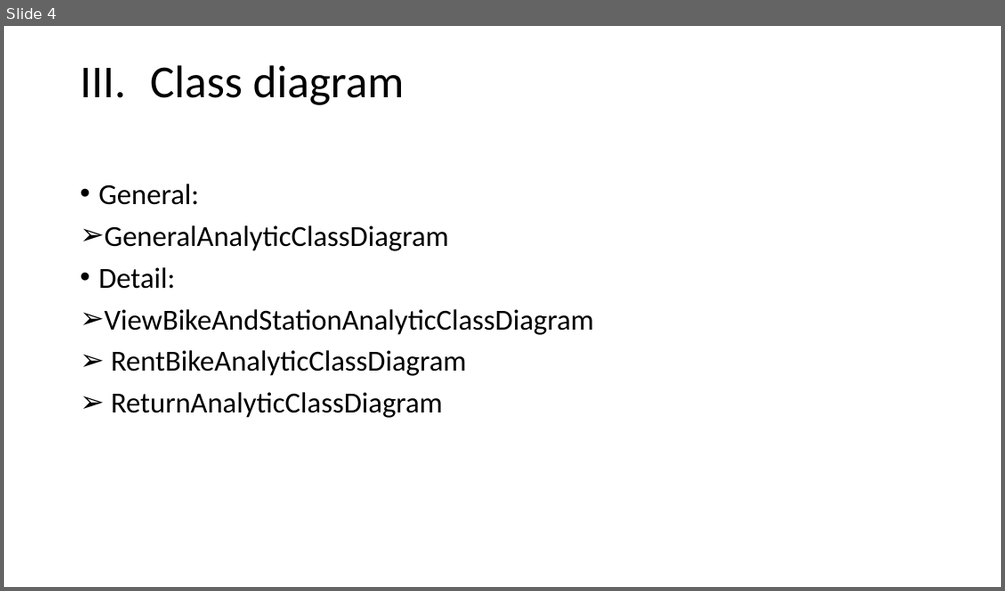
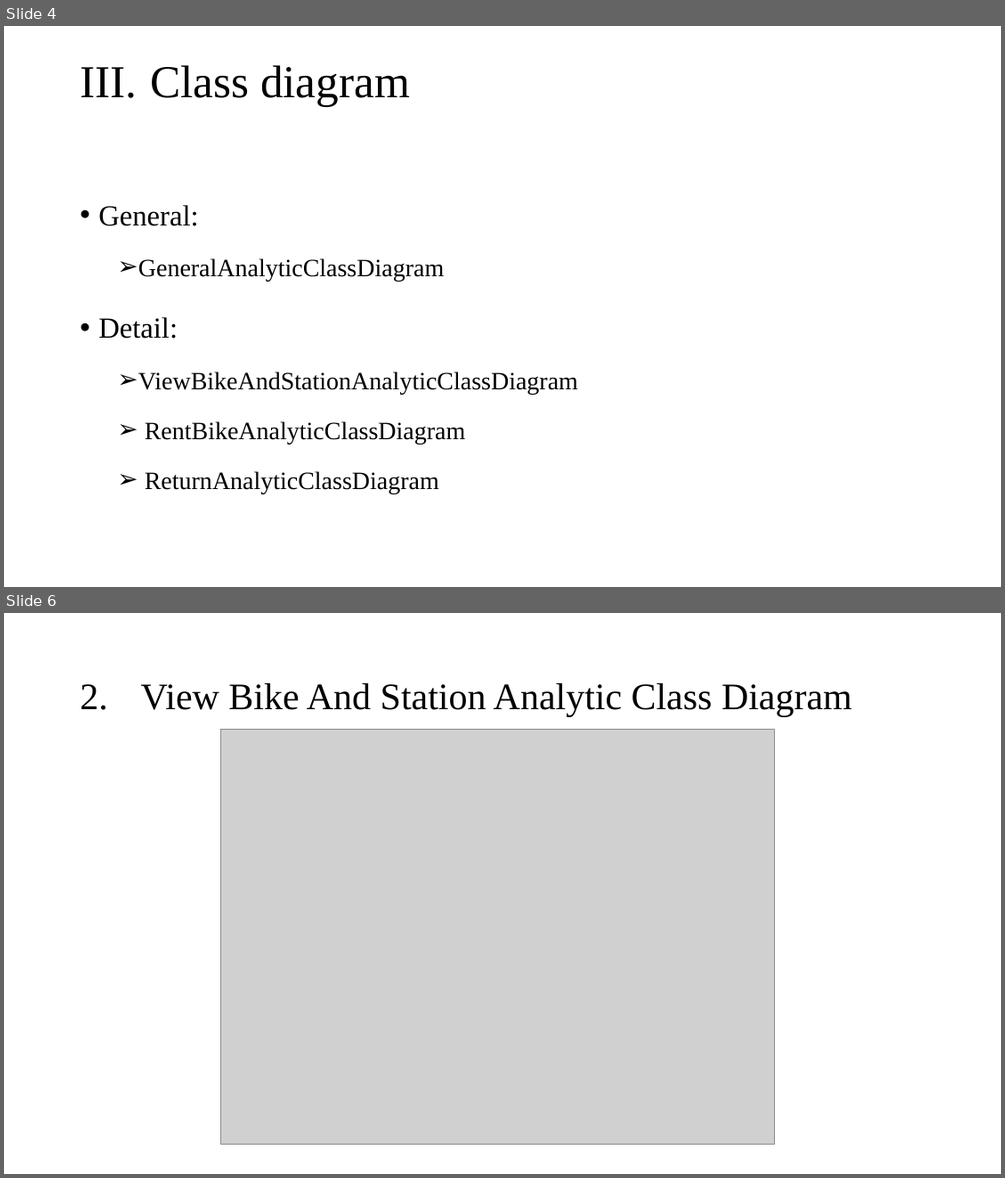
Before and after one commit to phamhongphuc1999/TKXDPM.20201-13, a slide deck: FinalProject/Design/Slide.pptx. Shown one above the other, each under a label of ours: slide 4 before the commit, slides 4 and 6 after it; the slides between them are not shown. The pictures are 1005x591 and 1005x1178 pixels, drawn with LibreOffice and Linux fonts; fonts in the diff are those of the drawing; grey boxes stand for pictures. Boxes give left, top, right and bottom in pixels: in the first picture for what was removed or moved away, otherwise in the second. Text is boxed around its words. In the diff, an @@ line names an element or a change of style, - is before the commit and + after.

```diff
--- a/FinalProject/Design/Slide.pptx
+++ b/FinalProject/Design/Slide.pptx
@@ slide 6 added at bbox=[4, 613, 1001, 1174], background #FFFFFF @@
@@ title added at bbox=[141, 683, 852, 716], 36 pt, text #000000 @@
+2. View Bike And Station Analytic Class Diagram
@@ picture added at bbox=[221, 729, 775, 1144] @@
@@ slide 4 changed as well @@
@@ title "Class diagram" at bbox=[150, 65, 410, 107]: font Calibri to Times New Roman @@
@@ text "General:" at bbox=[98, 205, 578, 494]: font Calibri to Times New Roman; size 28 to 24 pt in "GeneralAnalyticClassDiagram", "ViewBikeAndStationAnalyticClassDiagram", "RentBikeAnalyticClassDiagram", "ReturnAnalyticClassDiagram"; line spacing 0.9 to 1.5; list level 1 to 2 in "GeneralAnalyticClassDiagram"; list level 1 to 2 in "ViewBikeAndStationAnalyticClassDiagram"; list level 1 to 2 in "RentBikeAnalyticClassDiagram"; list level 1 to 2 in "ReturnAnalyticClassDiagram" @@
```
Also in this commit, not shown: 3 other slides changed, 5 other slides added, 5 slides removed.
